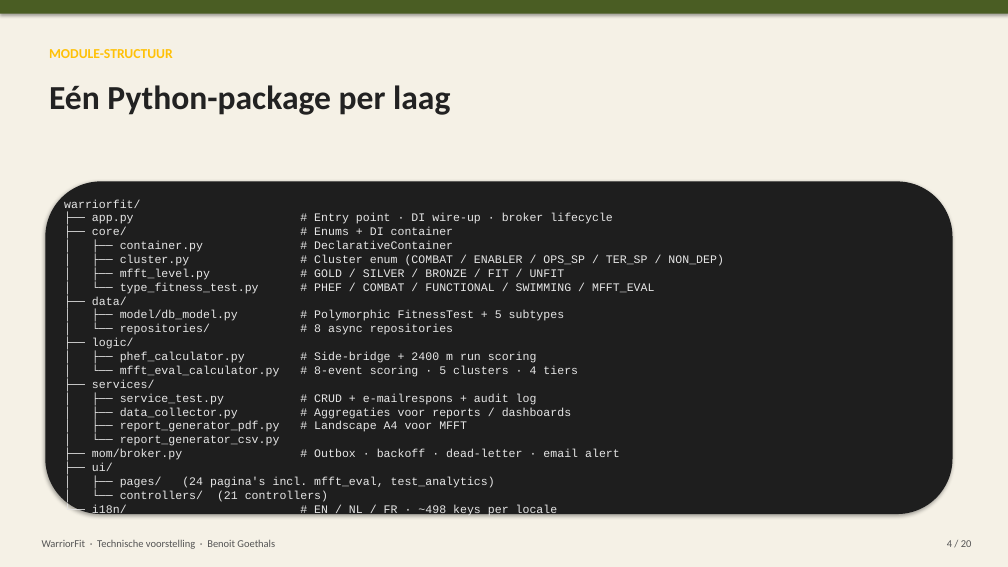
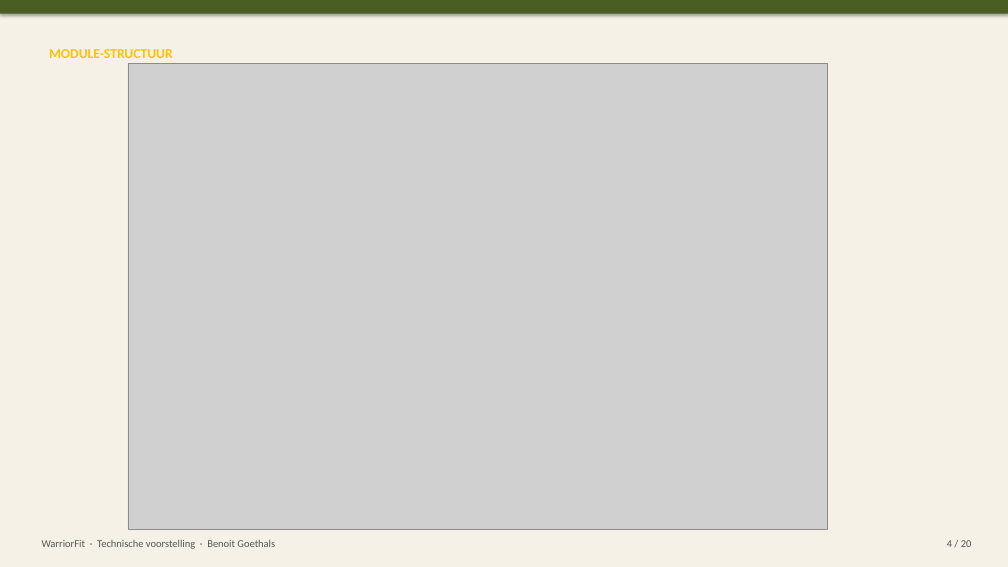
Before and after one commit to BenoitGoethals/WarriorFit, a slide deck: slide 4 of documentation/WarriorFit_Technisch_NL.pptx. Drawn at 1008x567 pixels with LibreOffice and Linux fonts; fonts in the diff are those of the drawing; grey boxes stand for pictures. Boxes give left, top, right and bottom in pixels: in the first picture for what was removed or moved away, otherwise in the second. Text is boxed around its words. In the diff, an @@ line names an element or a change of style, - is before the commit and + after.

Commit message:
docs: update WarriorFit technical presentation (NL)

```diff
--- a/documentation/WarriorFit_Technisch_NL.pptx
+++ b/documentation/WarriorFit_Technisch_NL.pptx
@@ text removed at [49,85,450,115] @@
-Eén Python-package per laag
@@ picture added at [128,63,827,529] @@
@@ rounded rectangle removed at [45,181,953,514] @@
@@ text removed at [64,199,724,502] @@
-warriorfit/
-├── app.py # Entry point · DI wire-up · broker lifecycle
-├── core/ # Enums + DI container
-│ ├── container.py # DeclarativeContainer
-│ ├── cluster.py # Cluster enum (COMBAT / ENABLER / OPS_SP / TER_SP / NON_DEP)
-│ ├── mfft_level.py # GOLD / SILVER / BRONZE / FIT / UNFIT
-│ └── type_fitness_test.py # PHEF / COMBAT / FUNCTIONAL / SWIMMING / MFFT_EVAL
-├── data/
-│ ├── model/db_model.py # Polymorphic FitnessTest + 5 subtypes
-│ └── repositories/ # 8 async repositories
-├── logic/
-│ ├── phef_calculator.py # Side-bridge + 2400 m run scoring
-│ └── mfft_eval_calculator.py # 8-event scoring · 5 clusters · 4 tiers
-├── services/
-│ ├── service_test.py # CRUD + e-mailrespons + audit log
-│ ├── data_collector.py # Aggregaties voor reports / dashboards
-│ ├── report_generator_pdf.py # Landscape A4 voor MFFT
-│ └── report_generator_csv.py
-├── mom/broker.py # Outbox · backoff · dead-letter · email alert
-├── ui/
-│ ├── pages/ (24 pagina's incl. mfft_eval, test_analytics)
-│ └── controllers/ (21 controllers)
-└── i18n/ # EN / NL / FR · ~498 keys per locale
```
Also in this commit, not shown: 2 other slides changed, 2 slides removed, 6 other files.
